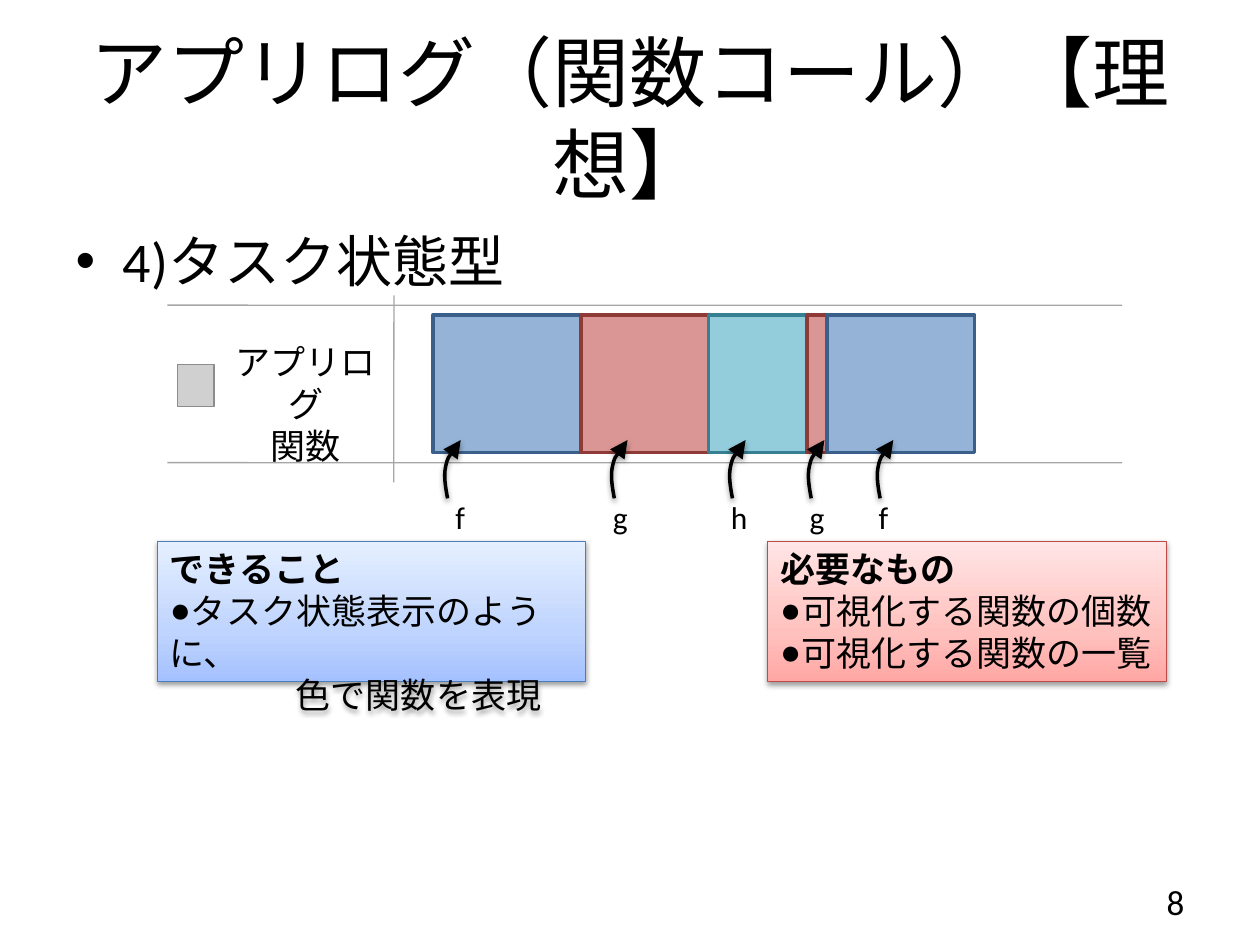
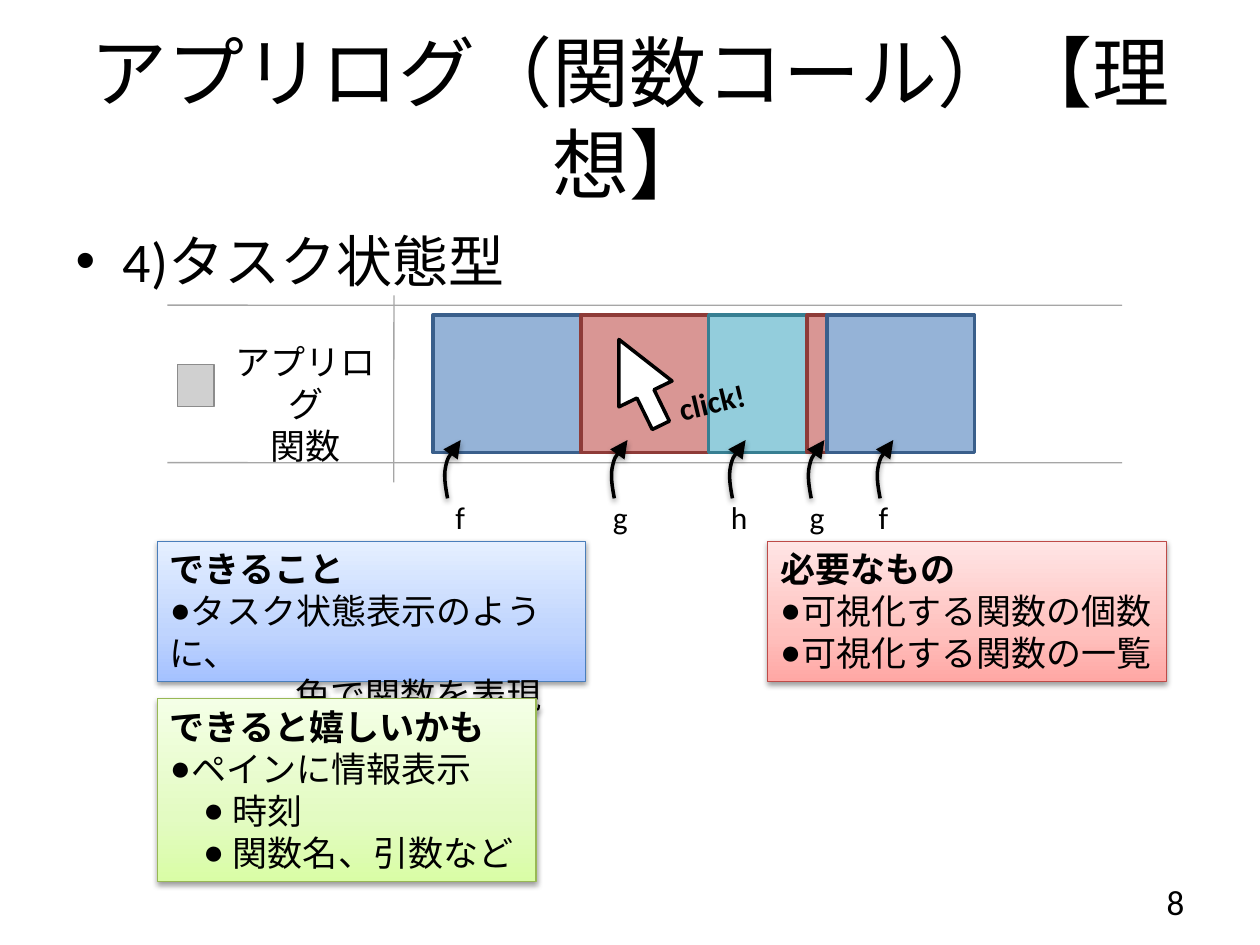
Before and after one commit to YixiaoLi/tlv4mc, a slide deck: slide 8 of doc/phase4/application_log.pptx. Drawn at 1260x945 pixels with LibreOffice and Linux fonts; fonts in the diff are those of the drawing; grey boxes stand for pictures. Boxes give left, top, right and bottom in pixels: in the first picture for what was removed or moved away, otherwise in the second. Text is boxed around its words. In the diff, an @@ line names an element or a change of style, - is before the commit and + after.

```diff
--- a/doc/phase4/application_log.pptx
+++ b/doc/phase4/application_log.pptx
@@ left arrow added at bbox=[592, 326, 688, 438], fill #FFFFFF, outline #000000 2 pt @@
@@ text added at bbox=[682, 383, 747, 429], 18 pt, text #000000, bold @@
+click!
@@ rectangle added at bbox=[158, 699, 536, 882], fill gradient #DAFDA7 to #E4FCC2 to #F5FFE7, outline #98B955 0.75 pt, 20 pt, text #000000 @@
+できると嬉しいかも
+● ペインに情報表示
+  ● 時刻
+  ● 関数名、引数など
```
Also in this commit, not shown: 3 other slides changed, 1 slide added.
